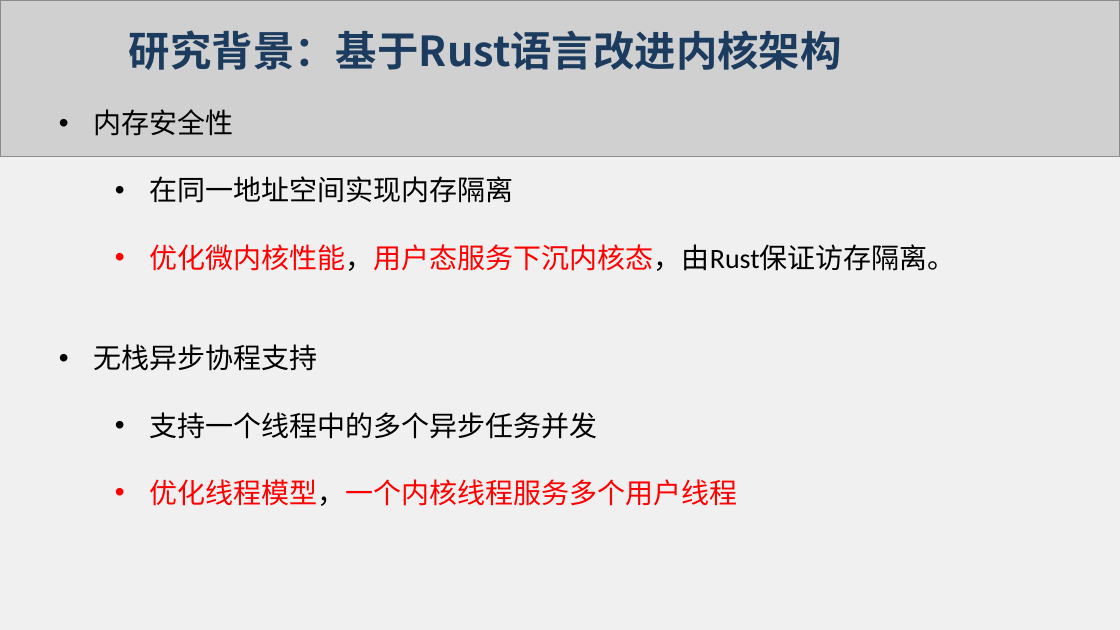
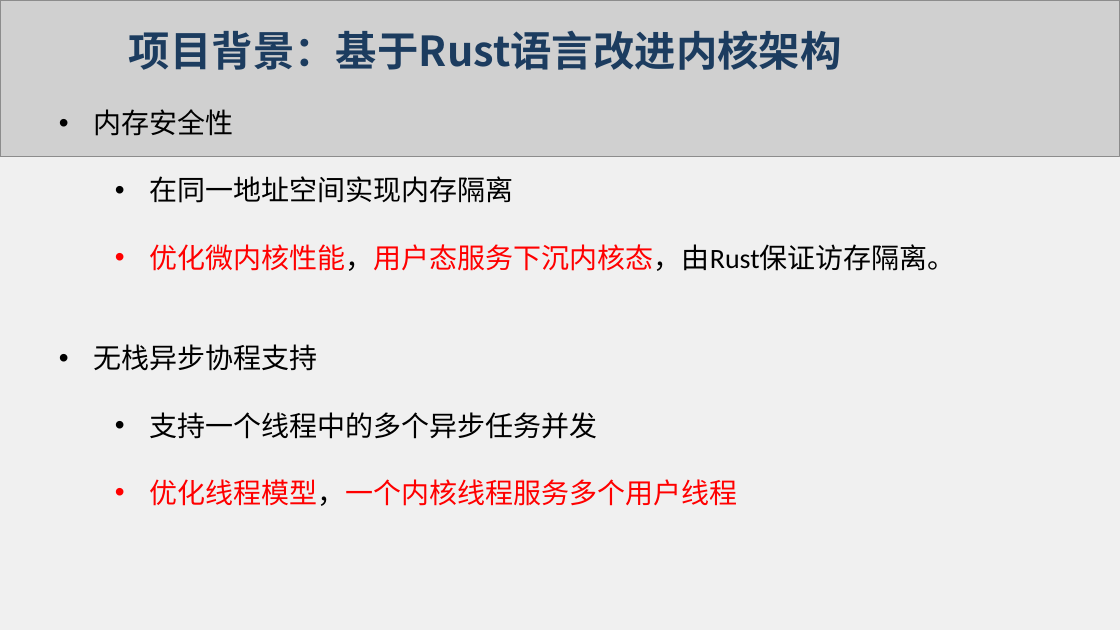
Before and after one commit to flying-rind/mini-Rust-os, a slide deck: slide 9 of tutorial/一种基于Rust语言的操作系统内核服务可靠性增强设计与实现.pptx. Drawn at 1120x630 pixels with LibreOffice and Linux fonts; fonts in the diff are those of the drawing; grey boxes stand for pictures. Boxes give left, top, right and bottom in pixels: in the first picture for what was removed or moved away, otherwise in the second. Text is boxed around its words. In the diff, an @@ line names an element or a change of style, - is before the commit and + after.

```diff
--- a/tutorial/一种基于Rust语言的操作系统内核服务可靠性增强设计与实现.pptx
+++ b/tutorial/一种基于Rust语言的操作系统内核服务可靠性增强设计与实现.pptx
@@ text at (129, 30, 842, 70): text changed @@
-研究背景：基于Rust语言改进内核架构
+项目背景：基于Rust语言改进内核架构
```
Also in this commit, not shown: 18 other slides changed, 4 slides added, 11 slides removed, 1 other file.
